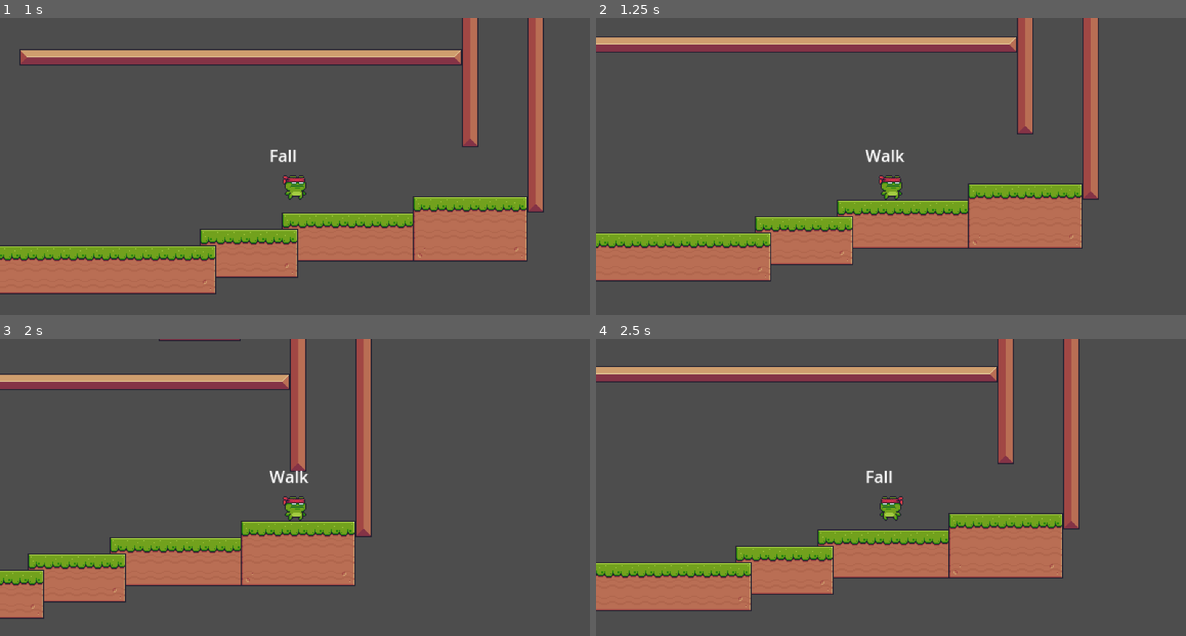
Above: before the commit, frames 1-4 (two rows, left to right).
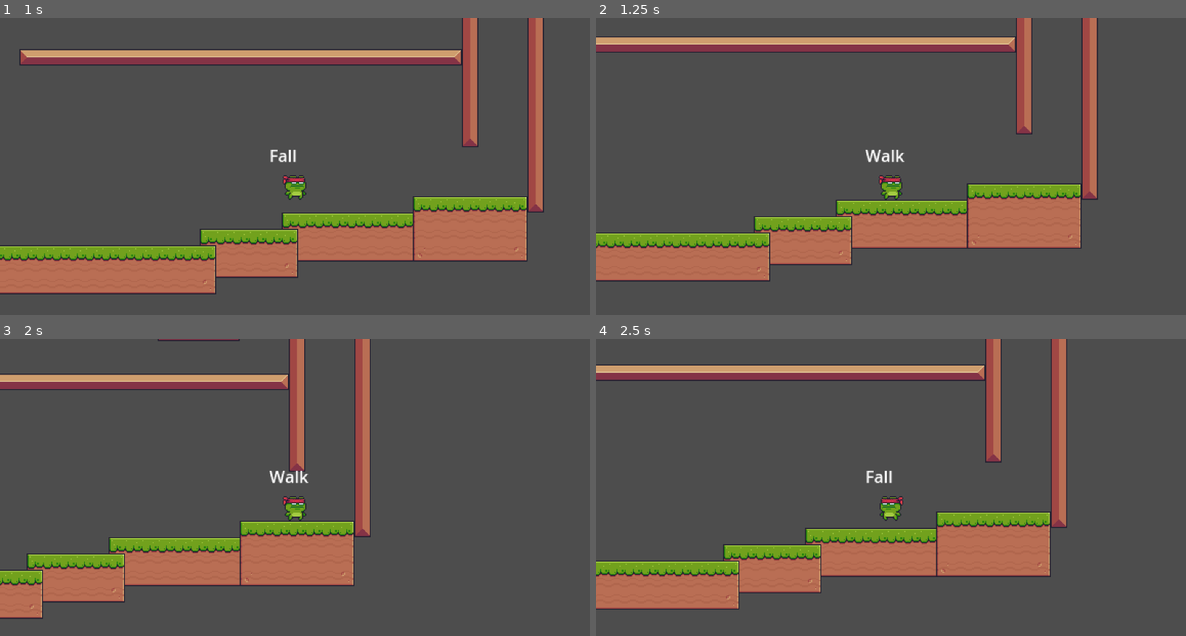
Above: after the commit, the same moments.

Repository: sschellhoff/godot_platformer
Game: Godot game, scene res://Game.tscn
The game is run twice, just before and just after one commit, with the same random seed, the same clock (stepped at 60 frames per second) and the same inputs.
Inputs:
- Up to frame 1 (1 s): tap Enter (dash) at 0.5, 0.6 s; hold T (right) from 0.53 s (still down); tap Space (jump) at 0.77 s
- Up to frame 2 (1.25 s): keep holding T (right)
- Up to frame 3 (2 s): keep holding T (right); tap Enter (dash) at 1.35 s; tap Space (jump) at 1.52 s
- Up to frame 4 (2.5 s): release T (right) at 2.03 s; hold R (left) from 2.03 s (still down); tap Enter (dash) at 2.1 s

Frame 1 is identical in both runs. In frame 2, 2.2% of the frame differs, in the area x 0-86%, y 0-89%; in frame 3, 2.1%; in frame 4, 12%, in the area x 0-82%, y 0-92%.

Commit message:
added slide

Diff:
--- a/Player.tscn
+++ b/Player.tscn
@@ -8,6 +8,7 @@
 [ext_resource type="Script" path="res://fall.gd" id="5_fe2cr"]
 [ext_resource type="Script" path="res://dash.gd" id="6_frlrf"]
 [ext_resource type="Script" path="res://StateName.gd" id="7_1iq7l"]
+[ext_resource type="Script" path="res://Slide.gd" id="8_8np4d"]
 
 [sub_resource type="RectangleShape2D" id="RectangleShape2D_tyofp"]
 size = Vector2(21, 24)
@@ -55,6 +56,9 @@
 [node name="Dash" type="Node" parent="Statemachine"]
 script = ExtResource("6_frlrf")
 
+[node name="Slide" type="Node" parent="Statemachine"]
+script = ExtResource("8_8np4d")
+
 [node name="StateName" type="Label" parent="."]
 offset_left = -25.0
 offset_top = -39.0
--- a/PlayerState.gd
+++ b/PlayerState.gd
@@ -25,6 +25,11 @@
 
 func request_dash(direction: float) -> void:
 	request_transition("Dash", {direction = sign(direction)})
+
+
+func request_slide(direction: float) -> void:
+	request_transition("Slide", {direction = sign(direction)})
+
 
 
 func request_wall() -> void:
@@ -55,6 +60,14 @@
 
 
 func want_dash() -> bool:
+	return Input.is_action_just_pressed("dash")
+
+
+func want_and_can_slide() -> bool:
+	return want_slide() and !is_zero_approx(get_horizontal_input_strength())
+
+
+func want_slide() -> bool:
 	return Input.is_action_just_pressed("dash")
 
 
--- /dev/null
+++ b/Slide.gd
@@ -0,0 +1,53 @@
+extends PlayerState
+
+
+const SPEED = 500
+
+const SLIDE_TIME := 0.2
+const VERTICAL_DUMPING := 0.015
+
+
+var slide_timer: Timer
+
+var direction := 0.0
+
+
+func _ready() -> void:
+	slide_timer = Timer.new()
+	slide_timer.connect("timeout", _on_slide_timer_stopped)
+	slide_timer.one_shot = true
+	add_child(slide_timer)
+
+
+func enter(data:= {}) -> void:
+	if !data.has("direction"):
+		stop_slide()
+		return
+	direction = data["direction"]
+	entity.velocity.y *= VERTICAL_DUMPING
+	slide_timer.start(SLIDE_TIME)
+
+
+func exit() -> void:
+	slide_timer.stop()
+
+
+func physic(delta: float) -> void:
+	entity.velocity.x = SPEED * direction
+
+	entity.move_and_slide()
+
+	if entity.is_on_wall() || !entity.is_on_floor():
+		stop_slide()
+
+
+
+func stop_slide():
+	if entity.is_on_floor():
+		request_idle()
+	else:
+		request_fall(true)
+
+
+func _on_slide_timer_stopped():
+	stop_slide()
--- a/walk.gd
+++ b/walk.gd
@@ -1,7 +1,7 @@
 extends PlayerState
 
 
-const SPEED := 160.0
+const SPEED := 200.0
 const ACCELERATION := 10
 const DECELERATION := 10
 const ACCELERATE_OTHER_DIRECTION_FACTOR := 1.5
@@ -20,5 +20,5 @@
 		request_jump()
 	elif stands_still():
 		request_idle()
-	elif want_and_can_dash():
-		request_dash(get_horizontal_input_strength())
+	elif want_and_can_slide():
+		request_slide(get_horizontal_input_strength())
Not shown: 1 places in Player.tscn that only renumber resources
